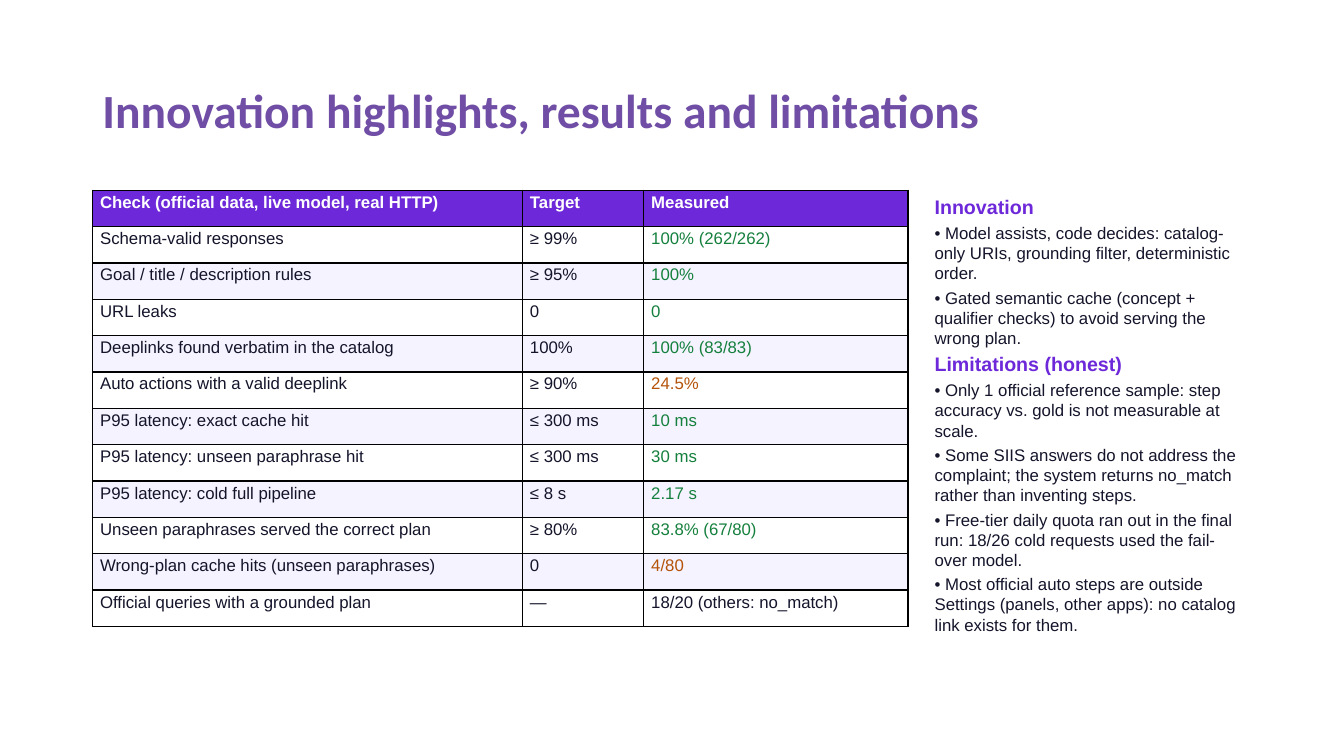
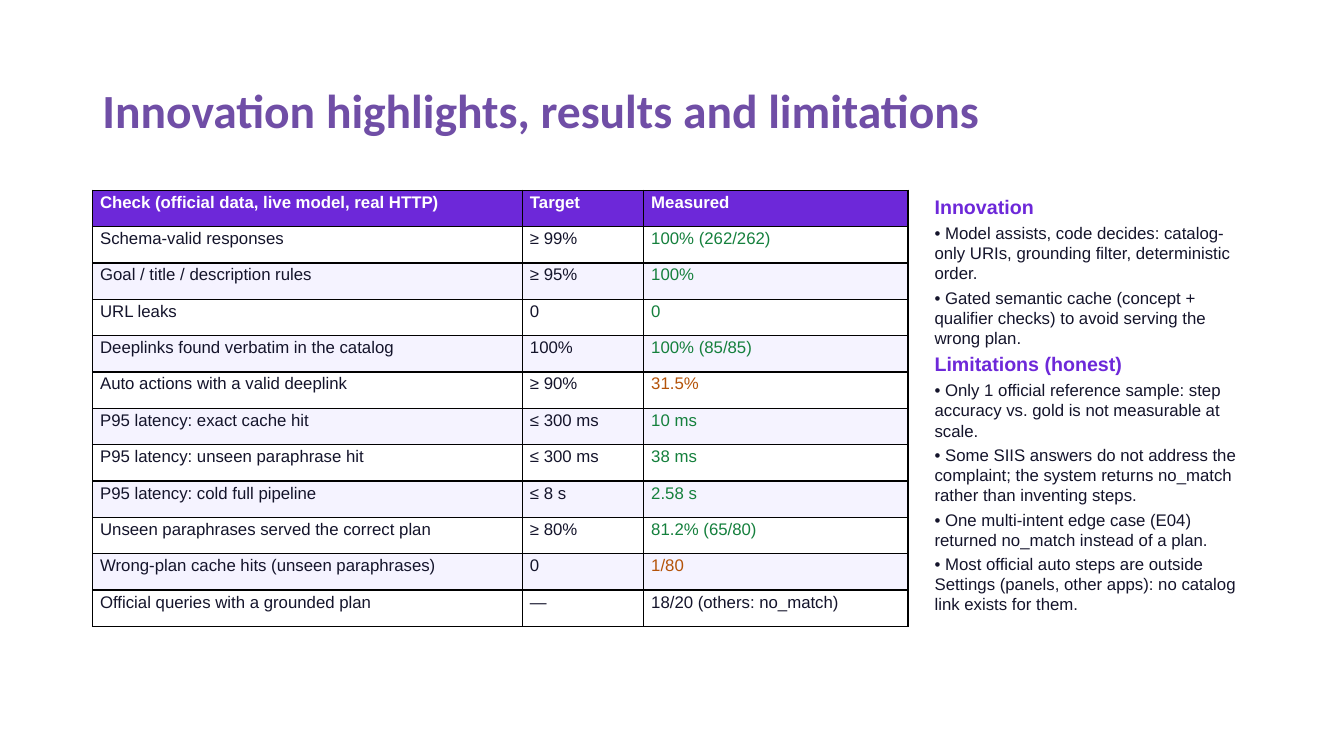
Before and after one commit to shashi-bhushan-27/samsungPrism, a slide deck: slide 8 of docs/CollegeName_TeamName_Submission.pptx. Drawn at 1344x756 pixels with LibreOffice and Linux fonts; fonts in the diff are those of the drawing. Boxes give left, top, right and bottom in pixels: in the first picture for what was removed or moved away, otherwise in the second. Text is boxed around its words. In the diff, an @@ line names an element or a change of style, - is before the commit and + after.

Commit message:
Re-run the official evaluation with Gemini (default provider)
- Pre-warmed plans and benchmark on gemini-3.1-flash-lite: every cold request served by the primary model
- results.jsonl, metrics.md, stress report, README, FINAL_REVIEW, traceability and AI disclosure updated
- Earlier Groq run archived in artifacts/reports/official_groq/
- Submission deck and disclosure form regenerated with the Gemini numbers and a new demo screenshot

```diff
--- a/docs/CollegeName_TeamName_Submission.pptx
+++ b/docs/CollegeName_TeamName_Submission.pptx
@@ table at <box>93,191,908,627</box> @@
-row 5, column 3: 100% (83/83)
+row 5, column 3: 100% (85/85)
-row 6, column 3: 24.5%
+row 6, column 3: 31.5%
-row 8, column 3: 30 ms
+row 8, column 3: 38 ms
-row 9, column 3: 2.17 s
+row 9, column 3: 2.58 s
-row 10, column 3: 83.8% (67/80)
+row 10, column 3: 81.2% (65/80)
-row 11, column 3: 4/80
+row 11, column 3: 1/80
@@ text at <box>935,514,1207,550</box>: text changed @@
-• Free-tier daily quota ran out in the final run: 18/26 cold requests used the fail-over model.
+• One multi-intent edge case (E04) returned no_match instead of a plan.
```
Also in this commit, not shown: 3 other slides changed, 20 other files.
